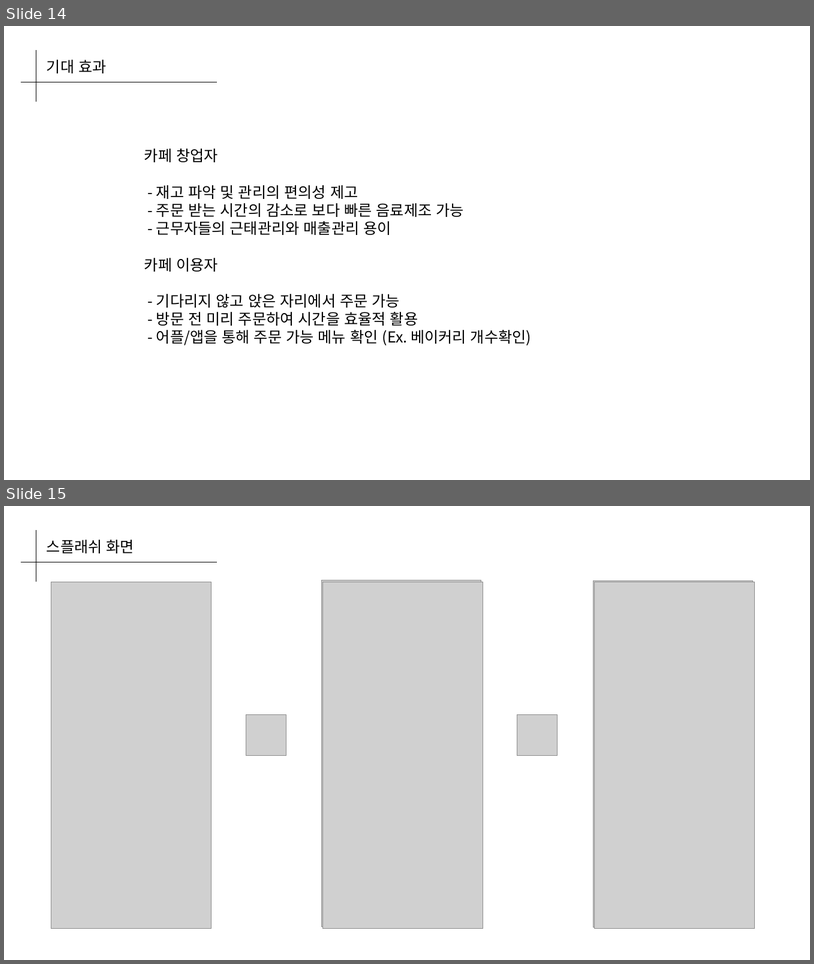
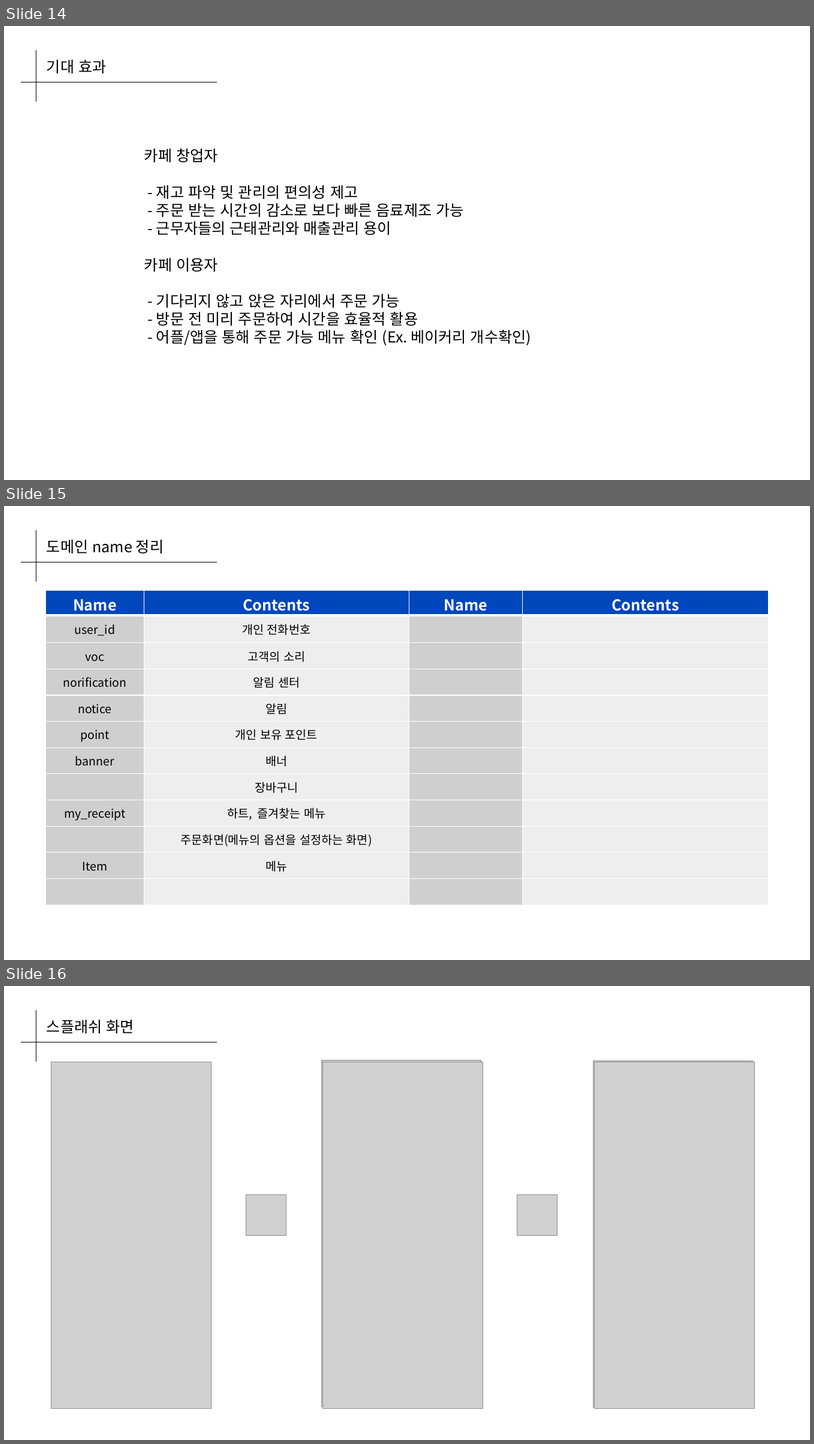
Before and after one commit to Coffee-Street/Document, a slide deck: assets/Planning/1_strada_coffee.pptx. Shown one above the other, each under a label of ours: slides 14 and 15 before the commit, slides 14, 15 and 16 after it. The pictures are 814x964 and 814x1444 pixels, drawn with LibreOffice and Linux fonts; fonts in the diff are those of the drawing; grey boxes stand for pictures. Boxes give left, top, right and bottom in pixels: in the first picture for what was removed or moved away, otherwise in the second. Text is boxed around its words. In the diff, an @@ line names an element or a change of style, - is before the commit and + after.

```diff
--- a/assets/Planning/1_strada_coffee.pptx
+++ b/assets/Planning/1_strada_coffee.pptx
@@ slide 15 added at (4,506,810,960), background #FFFFFF @@
@@ line added from (36, 530) to (36, 582), #000000 0.5 pt @@
@@ text added at (47,540,164,553), 18 pt, text #000000 @@
+도메인 name 정리
@@ line added from (20, 562) to (217, 562), #000000 0.5 pt @@
@@ table added at (46,590,769,904), 12 rows, 4 columns @@
+Name | Contents | Name | Contents
+user_id | 개인 전화번호 |  | 
+voc | 고객의 소리 |  | 
+norification | 알림 센터 |  | 
+notice | 알림 |  | 
+point | 개인 보유 포인트 |  | 
+banner | 배너 |  | 
+ | 장바구니 |  | 
+my_receipt | 하트, 즐겨찾는 메뉴 |  | 
+ | 주문화면(메뉴의 옵션을 설정하는 화면) |  | 
+Item | 메뉴 |  | 
+ |  |  | 
@@ what was slide 15 is now slide 16 @@
```
Also in this commit, not shown: 3 slides changed, 1 other slide added, 1 other file.
